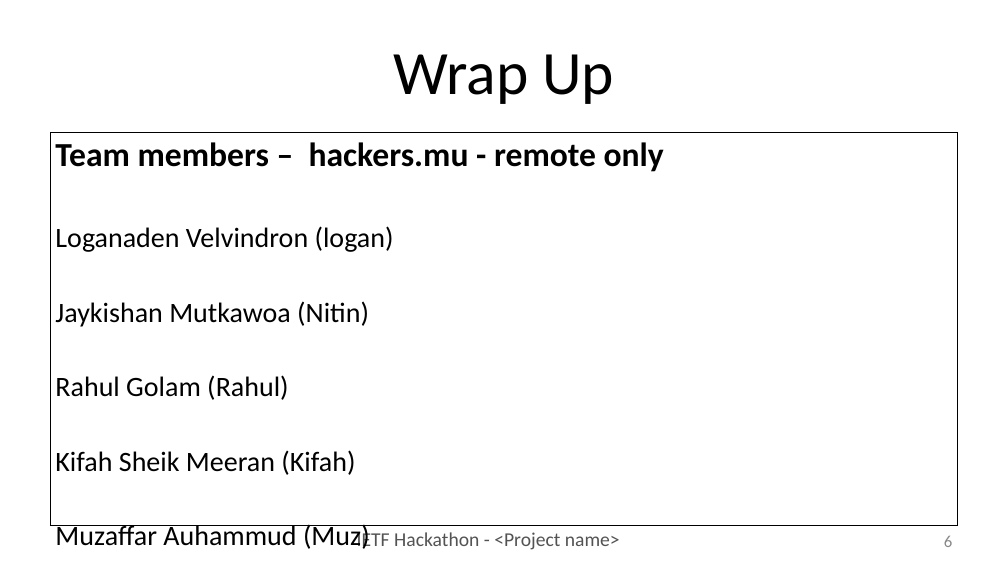
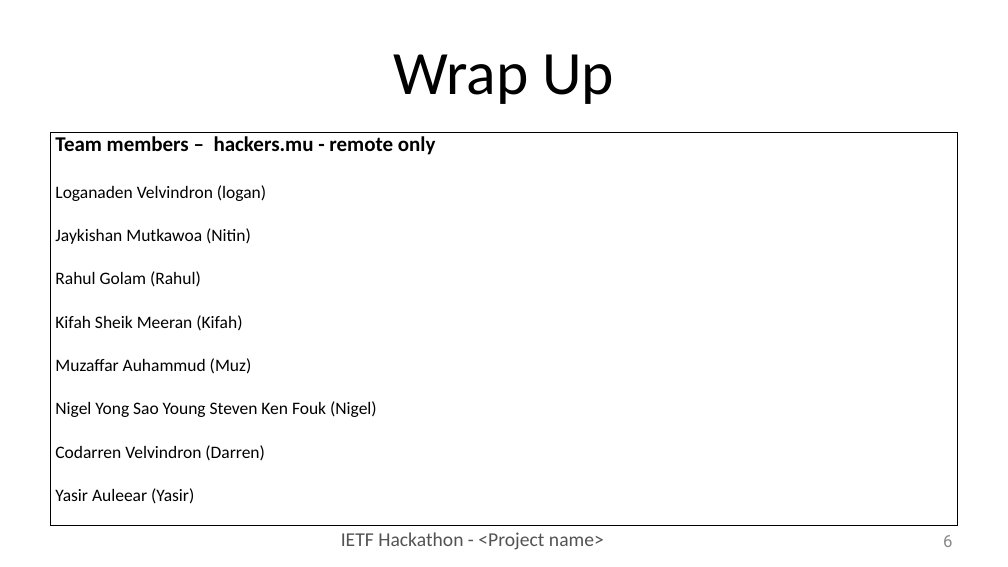
Before and after one commit to IETF-Hackathon/ietf102-project-presentations, a slide deck: slide 6 of hackathon_presentation_tls13.pptx. Drawn at 1008x567 pixels with LibreOffice and Linux fonts; fonts in the diff are those of the drawing. Boxes give left, top, right and bottom in pixels: in the first picture for what was removed or moved away, otherwise in the second. Text is boxed around its words. In the diff, an @@ line names an element or a change of style, - is before the commit and + after.

Commit message:
Update TLS 1.3 presentation

```diff
--- a/hackathon_presentation_tls13.pptx
+++ b/hackathon_presentation_tls13.pptx
@@ text "Team members – hackers.mu - ..." at (50,132,958,525): rectangle to text; outline #000000 0.99 pt to #000000 1 pt @@
@@ text at (55,136,436,504): size 24 to 15 pt in "Team members – hackers.mu - remote only"; size 20 to 12.5 pt in "Loganaden Velvindron (logan)", "Jaykishan Mutkawoa (Nitin)", "Rahul Golam (Rahul)", "Kifah Sheik Meeran (Kifah)" and 3 more places; line spacing 0.9 to 0.7 @@
@@ text at (55,445,265,460): text changed; size 20 to 12.5 pt @@
-Codarren Velvindron (Codarren)
+Codarren Velvindron (Darren)
@@ text "IETF Hackathon - <Project name>": place and size @@
-text "IETF Hackathon - <Project name>" at (357,529,620,550)
+text "IETF Hackathon - <Project name>" at (341,532,604,550)
@@ page number at (943,535,952,547): font Calibri to Roboto @@
```
Also in this commit, not shown: 8 other slides changed.
